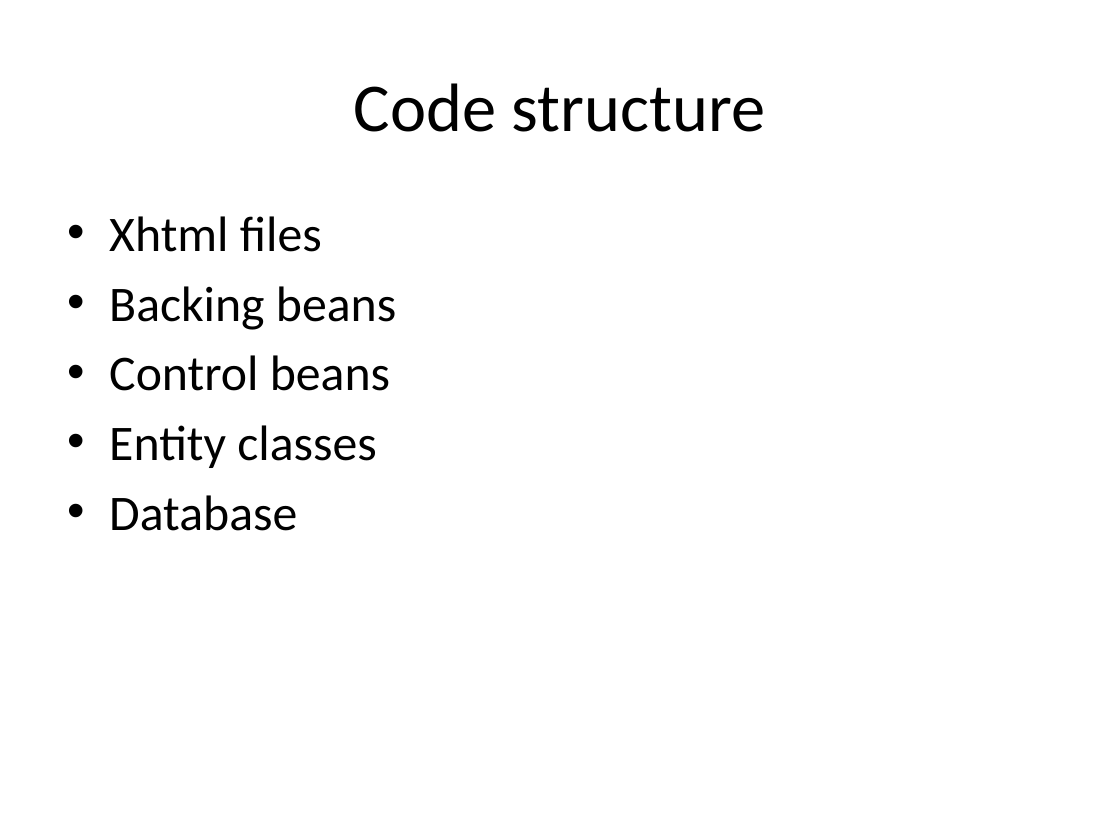
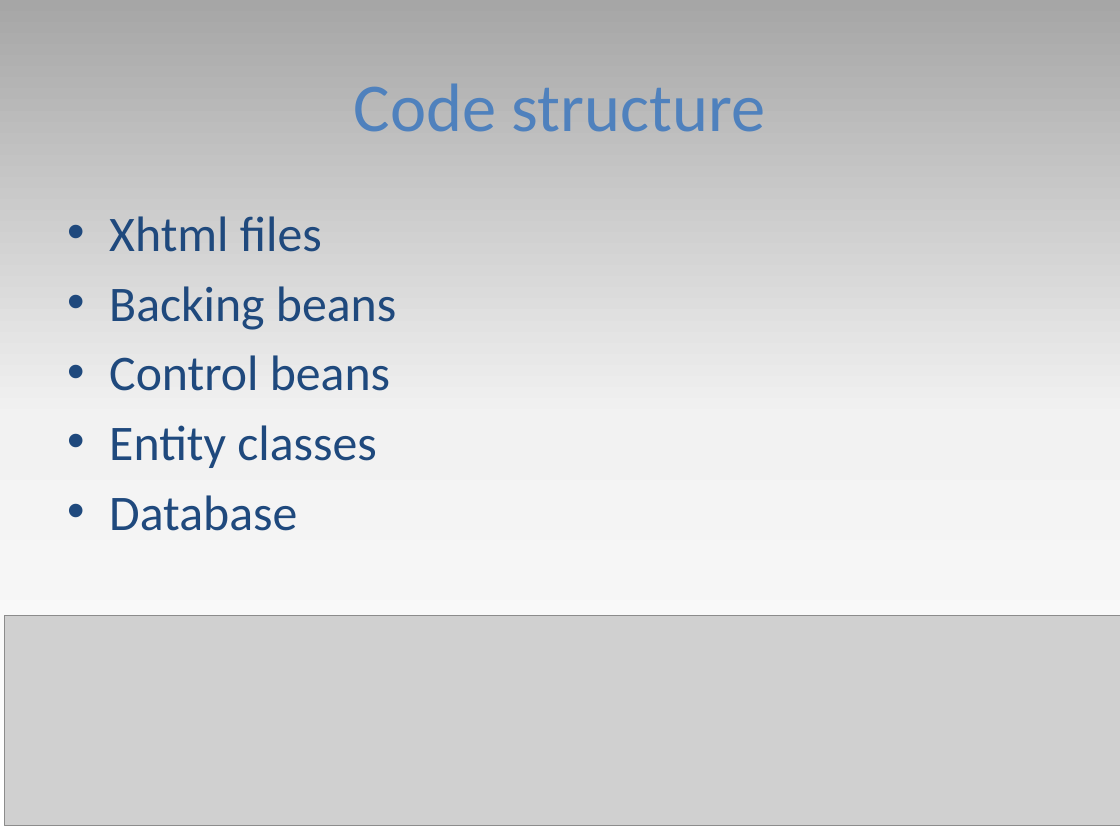
Before and after one commit to D4GGe/webProject, a slide deck: slide 3 of 7chan.pptx. Drawn at 1120x840 pixels with LibreOffice and Linux fonts; fonts in the diff are those of the drawing; grey boxes stand for pictures. Boxes give left, top, right and bottom in pixels: in the first picture for what was removed or moved away, otherwise in the second. Text is boxed around its words. In the diff, an @@ line names an element or a change of style, - is before the commit and + after.

```diff
--- a/7chan.pptx
+++ b/7chan.pptx
@@ background #FFFFFF to gradient #A6A6A6 to #F2F2F2 to #FFFFFF @@
@@ title "Code structure" at <box>354,83,765,132</box>: text colour #000000 to #4F81BD @@
@@ text "Xhtml files" at <box>109,216,396,531</box>: text colour #000000 to #1F497D @@
@@ picture added at <box>4,616,1120,827</box> @@
```
Also in this commit, not shown: 2 other slides changed, 1 slide added, 1 slide removed.
